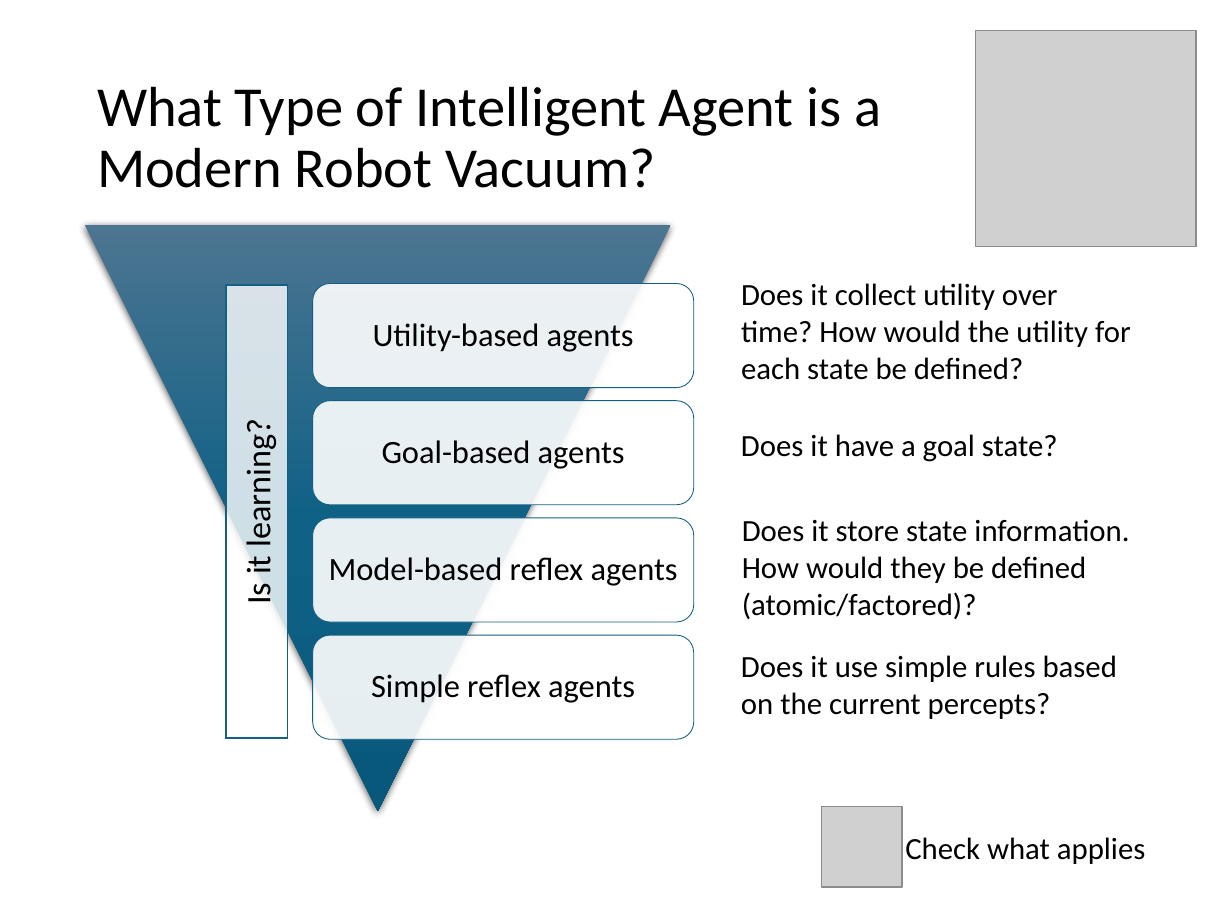
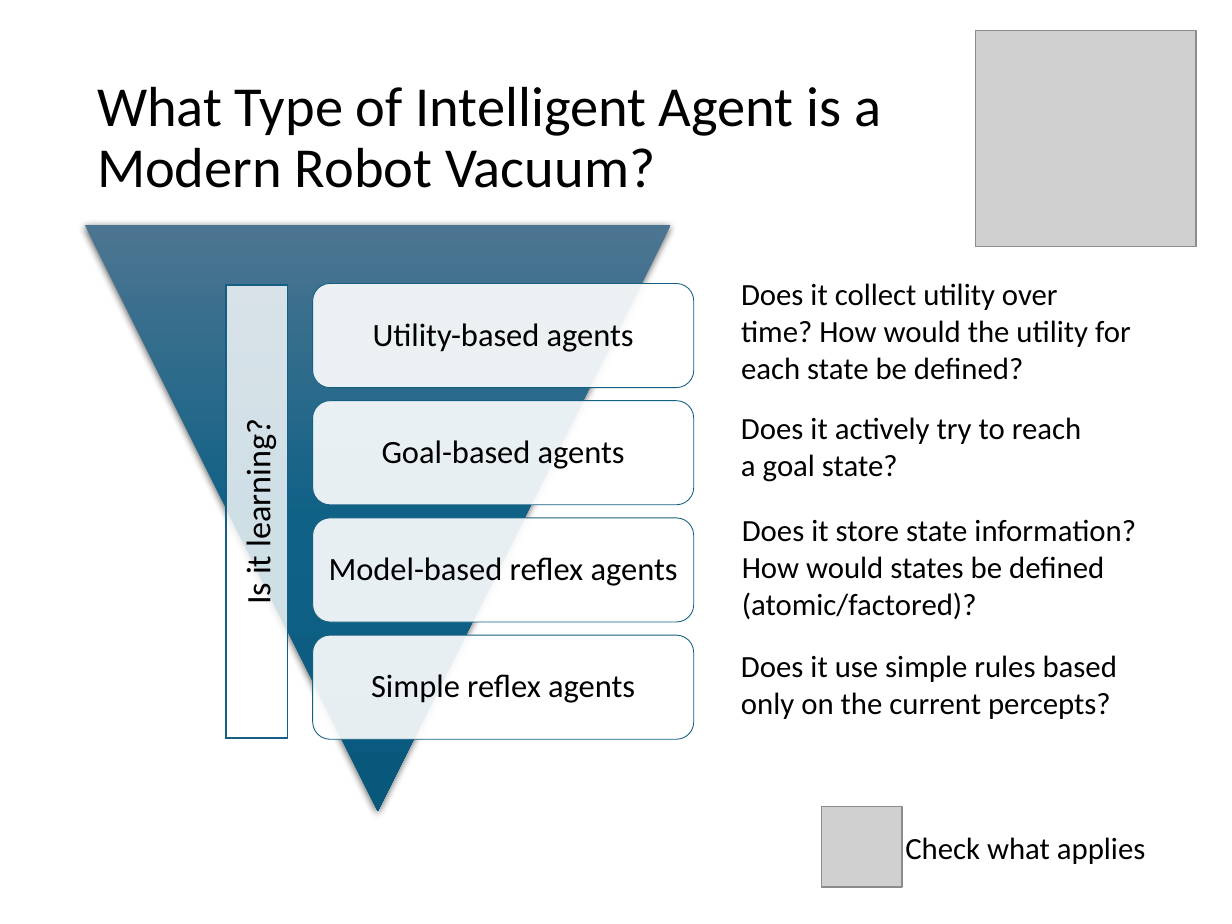
Before and after one commit to mhahsler/CS7320-AI, a slide deck: slide 37 of slides/02_agents.pptx (slide 36 before the commit). Drawn at 1232x924 pixels with LibreOffice and Linux fonts; fonts in the diff are those of the drawing; grey boxes stand for pictures. Boxes give left, top, right and bottom in pixels: in the first picture for what was removed or moved away, otherwise in the second. Text is boxed around its words. In the diff, an @@ line names an element or a change of style, - is before the commit and + after.

```diff
--- a/slides/02_agents.pptx
+++ b/slides/02_agents.pptx
@@ text at (741,417,1082,482): text changed @@
-Does it have a goal state?
+Does it actively try to reach a goal state?
@@ text at (742,519,1136,619): text changed @@
-Does it store state information. How would they be defined (atomic/factored)?
+Does it store state information? How would states be defined (atomic/factored)?
@@ text at (741,655,1117,719): text changed @@
-Does it use simple rules based on the current percepts?
+Does it use simple rules based only on the current percepts?
```
Also in this commit, not shown: 9 other slides changed, 2 slides added, 2 other files.
